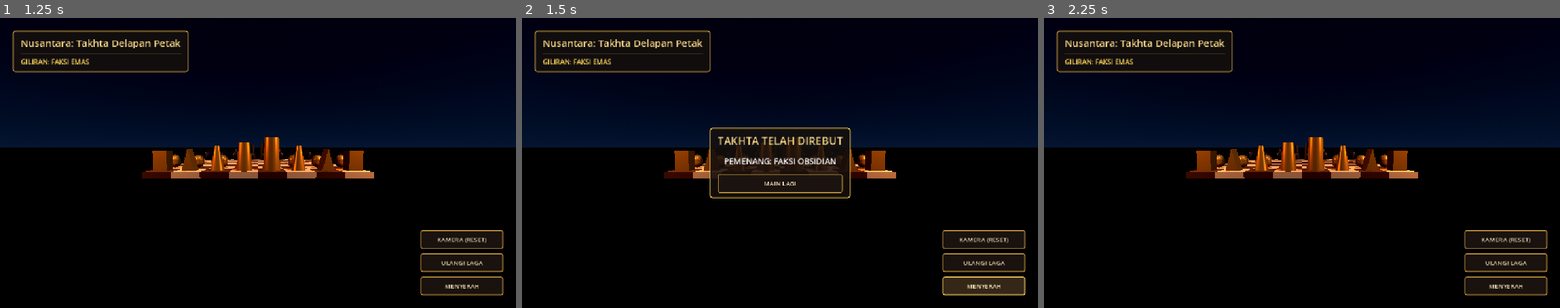
Above: before the commit, frames 1-3 (left to right).
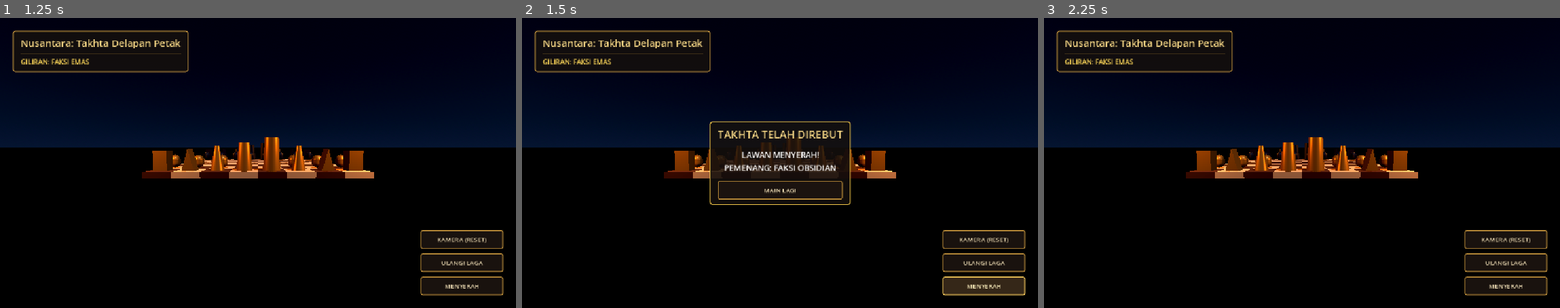
Above: after the commit, the same moments.

Repository: JavaneseIvankov/nusantara-chess
Game: Godot game, scene res://main/main.tscn
Two runs of this game, one before a commit and one after it. Both use one fixed random seed, a clock stepped at 60 frames per second and the inputs below.
Inputs:
- Up to frame 1 (1.25 s): click "ULANGI LAGA" at 0.5 s
- Up to frame 2 (1.5 s): click "MENYERAH" at 1.25 s
- Up to frame 3 (2.25 s): click "MAIN LAGI" at 2 s

Frame 1 is identical in both runs. In frame 2, 2.7% of the frame differs, in the area x 36-64%, y 35-65%; in frame 3, nothing differs.

Commit message:
feat(rules): implement check, checkmate, stalemate, and pawn promotion
- Add virtual board state simulation to prevent moves leaving own king in check

- Trigger SKAKMAT and STALEMATE game-over states automatically

- Promote pawns to Queen upon reaching opposite back rank

- Display live check warning indicator on GameHUD

Diff:
--- a/main/main.gd
+++ b/main/main.gd
@@ -5,11 +5,10 @@
 @onready var game_hud: GameHUD = $GameHUD
 
 func _ready() -> void:
-	# Hubungkan sinyal dari papan catur ke UI
 	chess_board.turn_changed.connect(_on_turn_changed)
+	chess_board.check_state_changed.connect(_on_check_state_changed)
 	chess_board.game_over.connect(_on_game_over)
 
-	# Hubungkan tombol UI ke fungsi game
 	game_hud.camera_reset_requested.connect(_on_camera_reset)
 	game_hud.restart_requested.connect(_on_restart_game)
 	game_hud.forfeit_requested.connect(_on_forfeit_game)
@@ -17,8 +16,11 @@
 func _on_turn_changed(new_faction: ChessPiece.Faction) -> void:
 	game_hud.update_turn(new_faction)
 
-func _on_game_over(winner_faction: ChessPiece.Faction) -> void:
-	game_hud.show_winner(winner_faction)
+func _on_check_state_changed(is_in_check: bool) -> void:
+	game_hud.set_check_warning(is_in_check)
+
+func _on_game_over(winner_faction: ChessPiece.Faction, reason: String) -> void:
+	game_hud.show_winner(winner_faction, reason)
 
 func _on_camera_reset() -> void:
 	if camera_rig.has_method("reset_camera"):
@@ -32,4 +34,4 @@
 		return
 	chess_board.is_game_over = true
 	var winner := ChessPiece.Faction.OBSIDIAN if chess_board.current_turn == ChessPiece.Faction.GOLD else ChessPiece.Faction.GOLD
-	game_hud.show_winner(winner)
+	game_hud.show_winner(winner, "LAWAN MENYERAH!")
--- a/scenes/ui/game_hud.tscn
+++ b/scenes/ui/game_hud.tscn
@@ -1,6 +1,6 @@
 [gd_scene format=3 uid="uid://btgnvpabnejju"]
 
-[ext_resource type="Script" uid="uid://dac8cbxt2m0k" path="res://scenes/ui/game_hud.gd" id="1_xsr0h"]
+[ext_resource type="Script" uid="uid://dac8cbxt2m0k" path="res://scripts/ui/game_hud.gd" id="1_xsr0h"]
 
 [node name="GameHUD" type="Control" unique_id=1670950217]
 layout_mode = 3
--- a/scripts/board/chess_board.gd
+++ b/scripts/board/chess_board.gd
@@ -1,7 +1,8 @@
 extends Node3D
 
 signal turn_changed(new_faction: ChessPiece.Faction)
-signal game_over(winner_faction: ChessPiece.Faction)
+signal check_state_changed(is_in_check: bool)
+signal game_over(winner_faction: ChessPiece.Faction, reason: String)
 
 @export var tile_size: float = 1.0
 @export var tile_height: float = 0.2
@@ -29,7 +30,6 @@
 	_create_highlight_frame()
 	_create_valid_moves_container()
 	_spawn_initial_pieces()
-	print("=== GILIRAN: FAKSI EMAS (GOLD) ===")
 
 func _setup_materials() -> void:
 	light_material = StandardMaterial3D.new()
@@ -158,30 +158,21 @@
 func _handle_tile_click(clicked_grid: Vector2i) -> void:
 	var clicked_piece: ChessPiece = board_state.get(clicked_grid, null)
 
-	# Jika sudah ada bidak terpilih
 	if selected_piece != null:
 		if clicked_grid == selected_grid:
 			_clear_selection()
 			return
 
-		# Ganti pilihan jika mengklik bidak lain milik faksi yang sedang mendapat giliran
 		if clicked_piece != null and clicked_piece.faction == current_turn:
 			_select_piece(clicked_grid, clicked_piece)
 			return
 
-		# Cek apakah petak tujuan termasuk dalam daftar langkah sah
 		if clicked_grid in valid_moves:
 			_move_selected_piece(clicked_grid, clicked_piece)
-		else:
-			print("Langkah tidak sah untuk bidak ini!")
 		return
 
-	# Hanya boleh memilih bidak milik faksi yang sedang mendapat giliran
-	if clicked_piece != null:
-		if clicked_piece.faction == current_turn:
-			_select_piece(clicked_grid, clicked_piece)
-		else:
-			print("Bukan giliran faksi ini!")
+	if clicked_piece != null and clicked_piece.faction == current_turn:
+		_select_piece(clicked_grid, clicked_piece)
 
 func _select_piece(grid_pos: Vector2i, piece: ChessPiece) -> void:
 	selected_grid = grid_pos
@@ -189,7 +180,7 @@
 	selection_highlight.position = grid_to_world(grid_pos)
 	selection_highlight.visible = true
 
-	valid_moves = _get_valid_moves(piece)
+	valid_moves = _get_legal_moves(piece)
 	_render_valid_move_markers()
 
 func _clear_selection() -> void:
@@ -214,10 +205,10 @@
 		var mat := StandardMaterial3D.new()
 		var is_capture: bool = board_state.has(move_pos)
 		if is_capture:
-			mat.albedo_color = Color(1.0, 0.25, 0.2) # Merah menyala jika memakan lawan
+			mat.albedo_color = Color(1.0, 0.25, 0.2)
 			mat.emission = Color(1.0, 0.2, 0.15)
 		else:
-			mat.albedo_color = Color(1.0, 0.85, 0.35) # Emas lembut untuk petak kosong
+			mat.albedo_color = Color(1.0, 0.85, 0.35)
 			mat.emission = Color(1.0, 0.78, 0.25)
 
 		mat.emission_enabled = true
@@ -231,78 +222,132 @@
 		child.queue_free()
 
 func _move_selected_piece(target_grid: Vector2i, captured_piece: ChessPiece) -> void:
-	var king_captured: bool = false
-
 	if captured_piece != null:
-		if captured_piece.type == ChessPiece.PieceType.KING:
-			king_captured = true
 		captured_piece.queue_free()
 
+	var moving_piece := selected_piece
 	board_state.erase(selected_grid)
-	board_state[target_grid] = selected_piece
-
-	selected_piece.move_to(target_grid, grid_to_world(target_grid))
+	board_state[target_grid] = moving_piece
+
+	moving_piece.move_to(target_grid, grid_to_world(target_grid))
+
+	# Cek Promosi Pion saat mencapai baris paling ujung lawan
+	if moving_piece.type == ChessPiece.PieceType.PAWN:
+		var promotion_row: int = 0 if moving_piece.faction == ChessPiece.Faction.GOLD else 7
+		if target_grid.y == promotion_row:
+			moving_piece.promote_to(ChessPiece.PieceType.QUEEN)
+
 	_clear_selection()
-
-	if king_captured:
+	_switch_turn()
+
+func _switch_turn() -> void:
+	current_turn = ChessPiece.Faction.OBSIDIAN if current_turn == ChessPiece.Faction.GOLD else ChessPiece.Faction.GOLD
+	turn_changed.emit(current_turn)
+
+	var in_check: bool = _is_king_in_check(current_turn, board_state)
+	var has_any_legal_move: bool = _faction_has_legal_moves(current_turn)
+
+	if not has_any_legal_move:
 		is_game_over = true
-		var winner_name := "FAKSI EMAS (GOLD)" if current_turn == ChessPiece.Faction.GOLD else "FAKSI OBSIDIAN"
-		print("=== PERTANDINGAN SELESAI! PEMENANG: ", winner_name, " ===")
-		game_over.emit(current_turn)
+		var winner := ChessPiece.Faction.OBSIDIAN if current_turn == ChessPiece.Faction.GOLD else ChessPiece.Faction.GOLD
+		if in_check:
+			game_over.emit(winner, "SKAKMAT!")
+		else:
+			game_over.emit(winner, "SERI (STALEMATE)!")
 		return
 
-	_switch_turn()
-
-func _switch_turn() -> void:
-	if current_turn == ChessPiece.Faction.GOLD:
-		current_turn = ChessPiece.Faction.OBSIDIAN
-		print("=== GILIRAN: FAKSI OBSIDIAN ===")
-	else:
-		current_turn = ChessPiece.Faction.GOLD
-		print("=== GILIRAN: FAKSI EMAS (GOLD) ===")
-	turn_changed.emit(current_turn)
+	check_state_changed.emit(in_check)
 
 # ==============================================================================
-# LOGIKA ATURAN GERAK BIDAK CATUR
+# LOGIKA VALIDASI SKAK (CHECK) & SKAKMAT (CHECKMATE)
 # ==============================================================================
-func _get_valid_moves(piece: ChessPiece) -> Array[Vector2i]:
+func _get_legal_moves(piece: ChessPiece) -> Array[Vector2i]:
+	var pseudo_moves := _get_pseudo_legal_moves(piece, piece.grid_pos, board_state)
+	var legal_moves: Array[Vector2i] = []
+
+	for target_pos in pseudo_moves:
+		if _is_move_safe_for_king(piece, target_pos):
+			legal_moves.append(target_pos)
+
+	return legal_moves
+
+func _is_move_safe_for_king(piece: ChessPiece, target_pos: Vector2i) -> bool:
+	var sim_state := board_state.duplicate()
+	sim_state.erase(piece.grid_pos)
+	sim_state[target_pos] = piece
+
+	return not _is_king_in_check(piece.faction, sim_state, piece, target_pos)
+
+func _is_king_in_check(faction: ChessPiece.Faction, state: Dictionary, moved_piece: ChessPiece = null, moved_pos: Vector2i = Vector2i(-1, -1)) -> bool:
+	var king_pos: Vector2i = Vector2i(-1, -1)
+
+	for pos in state.keys():
+		var p: ChessPiece = state[pos]
+		if p.faction == faction and p.type == ChessPiece.PieceType.KING:
+			king_pos = pos
+			break
+
+	if king_pos == Vector2i(-1, -1):
+		return false
+
+	for pos in state.keys():
+		var enemy: ChessPiece = state[pos]
+		if enemy.faction != faction:
+			var effective_pos: Vector2i = moved_pos if enemy == moved_piece else pos
+			var attacks := _get_pseudo_legal_moves(enemy, effective_pos, state)
+			if king_pos in attacks:
+				return true
+
+	return false
+
+func _faction_has_legal_moves(faction: ChessPiece.Faction) -> bool:
+	var pieces: Array[ChessPiece] = []
+	for p in board_state.values():
+		if p.faction == faction:
+			pieces.append(p)
+
+	for p in pieces:
+		if _get_legal_moves(p).size() > 0:
+			return true
+	return false
+
+# ==============================================================================
+# POLA GERAK DASAR BIDAK (PSEUDO-LEGAL)
+# ==============================================================================
+func _get_pseudo_legal_moves(piece: ChessPiece, pos: Vector2i, state: Dictionary) -> Array[Vector2i]:
 	var moves: Array[Vector2i] = []
-	var pos := piece.grid_pos
 
 	match piece.type:
 		ChessPiece.PieceType.PAWN:
 			var dir: int = -1 if piece.faction == ChessPiece.Faction.GOLD else 1
 			var start_row: int = 6 if piece.faction == ChessPiece.Faction.GOLD else 1
 
-			# Maju 1 langkah
 			var one_step := Vector2i(pos.x, pos.y + dir)
-			if _is_inside_board(one_step) and not board_state.has(one_step):
+			if _is_inside_board(one_step) and not state.has(one_step):
 				moves.append(one_step)
-				# Maju 2 langkah dari baris awal
 				var two_step := Vector2i(pos.x, pos.y + (dir * 2))
-				if pos.y == start_row and not board_state.has(two_step):
+				if pos.y == start_row and not state.has(two_step):
 					moves.append(two_step)
 
-			# Makan serong kiri & kanan
 			for dx in [-1, 1]:
 				var diag := Vector2i(pos.x + dx, pos.y + dir)
-				if _is_inside_board(diag) and board_state.has(diag):
-					var target: ChessPiece = board_state[diag]
+				if _is_inside_board(diag) and state.has(diag):
+					var target: ChessPiece = state[diag]
 					if target.faction != piece.faction:
 						moves.append(diag)
 
 		ChessPiece.PieceType.ROOK:
-			moves.append_array(_get_sliding_moves(piece, [
+			moves.append_array(_get_sliding_moves(piece, pos, state, [
 				Vector2i(1, 0), Vector2i(-1, 0), Vector2i(0, 1), Vector2i(0, -1)
 			]))
 
 		ChessPiece.PieceType.BISHOP:
-			moves.append_array(_get_sliding_moves(piece, [
+			moves.append_array(_get_sliding_moves(piece, pos, state, [
 				Vector2i(1, 1), Vector2i(1, -1), Vector2i(-1, 1), Vector2i(-1, -1)
 			]))
 
 		ChessPiece.PieceType.QUEEN:
-			moves.append_array(_get_sliding_moves(piece, [
+			moves.append_array(_get_sliding_moves(piece, pos, state, [
 				Vector2i(1, 0), Vector2i(-1, 0), Vector2i(0, 1), Vector2i(0, -1),
 				Vector2i(1, 1), Vector2i(1, -1), Vector2i(-1, 1), Vector2i(-1, -1)
 			]))
@@ -314,7 +359,7 @@
 			]
 			for j in jumps:
 				var target_pos: Vector2i = pos + j
-				if _can_land_on(piece, target_pos):
+				if _can_land_on(piece, target_pos, state):
 					moves.append(target_pos)
 
 		ChessPiece.PieceType.KING:
@@ -322,33 +367,33 @@
 				for dy in [-1, 0, 1]:
 					if dx == 0 and dy == 0:
 						continue
-					var target_pos := pos + Vector2i(dx, dy)
-					if _can_land_on(piece, target_pos):
+					var target_pos: Vector2i = pos + Vector2i(dx, dy)
+					if _can_land_on(piece, target_pos, state):
 						moves.append(target_pos)
 
 	return moves
 
-func _get_sliding_moves(piece: ChessPiece, directions: Array[Vector2i]) -> Array[Vector2i]:
+func _get_sliding_moves(piece: ChessPiece, start_pos: Vector2i, state: Dictionary, directions: Array[Vector2i]) -> Array[Vector2i]:
 	var moves: Array[Vector2i] = []
 	for dir in directions:
-		var current := piece.grid_pos + dir
+		var current: Vector2i = start_pos + dir
 		while _is_inside_board(current):
-			if not board_state.has(current):
+			if not state.has(current):
 				moves.append(current)
 			else:
-				var occupant: ChessPiece = board_state[current]
+				var occupant: ChessPiece = state[current]
 				if occupant.faction != piece.faction:
 					moves.append(current)
 				break
 			current += dir
 	return moves
 
-func _can_land_on(piece: ChessPiece, target_pos: Vector2i) -> bool:
+func _can_land_on(piece: ChessPiece, target_pos: Vector2i, state: Dictionary) -> bool:
 	if not _is_inside_board(target_pos):
 		return false
-	if not board_state.has(target_pos):
+	if not state.has(target_pos):
 		return true
-	var occupant: ChessPiece = board_state[target_pos]
+	var occupant: ChessPiece = state[target_pos]
 	return occupant.faction != piece.faction
 
 func _is_inside_board(pos: Vector2i) -> bool:
--- a/scripts/pieces/chess_piece.gd
+++ b/scripts/pieces/chess_piece.gd
@@ -82,3 +82,8 @@
 	grid_pos = target_grid
 	var tween := create_tween().set_trans(Tween.TRANS_CUBIC).set_ease(Tween.EASE_OUT)
 	tween.tween_property(self, "position", target_world_pos, 0.32)
+
+# Mengubah jenis dan bentuk 3D bidak saat Pion mencapai baris ujung (Promosi)
+func promote_to(new_type: PieceType) -> void:
+	type = new_type
+	_build_placeholder_visual()
--- a/scenes/ui/game_hud.gd
+++ b/scripts/ui/game_hud.gd
@@ -147,9 +147,14 @@
 		turn_label.text = "GILIRAN: FAKSI OBSIDIAN"
 		turn_label.add_theme_color_override("font_color", Color(0.72, 0.82, 0.96))
 
-func show_winner(winner_faction: ChessPiece.Faction) -> void:
+func set_check_warning(is_in_check: bool) -> void:
+	if is_in_check:
+		turn_label.text += "  [⚠ RAJA TERANCAM SKAK!]"
+		turn_label.add_theme_color_override("font_color", Color(1.0, 0.32, 0.25))
+
+func show_winner(winner_faction: ChessPiece.Faction, reason: String = "SKAKMAT!") -> void:
 	if winner_faction == ChessPiece.Faction.GOLD:
-		winner_label.text = "PEMENANG: FAKSI EMAS"
+		winner_label.text = "%s\nPEMENANG: FAKSI EMAS" % reason
 	else:
-		winner_label.text = "PEMENANG: FAKSI OBSIDIAN"
+		winner_label.text = "%s\nPEMENANG: FAKSI OBSIDIAN" % reason
 	game_over_panel.visible = true
Renamed: scenes/ui/game_hud.gd.uid -> scripts/ui/game_hud.gd.uid
Not shown, added: main/main.tscn144653528.tmp
Not shown, added: main/main.tscn154901400.tmp
